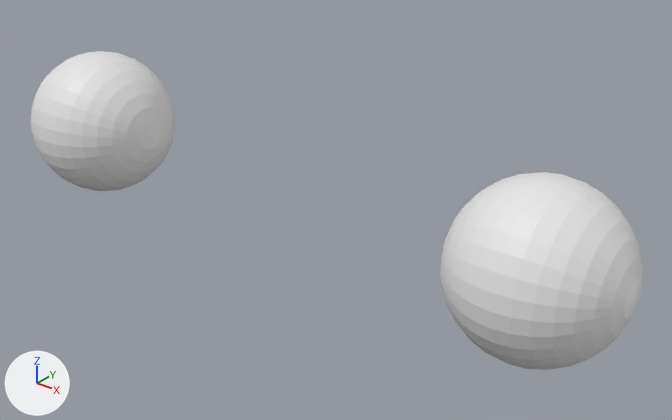
Two versions of the Blender file lowpoly.blend, one commit apart.
Rendered twice from a camera (50 mm lens) standing at (5.71, -4.64, 3.93) and looking at (0.32, 2.09, -0.25). The axes (+X, +Y, +Z) are drawn at lower left. The lights are the same throughout.
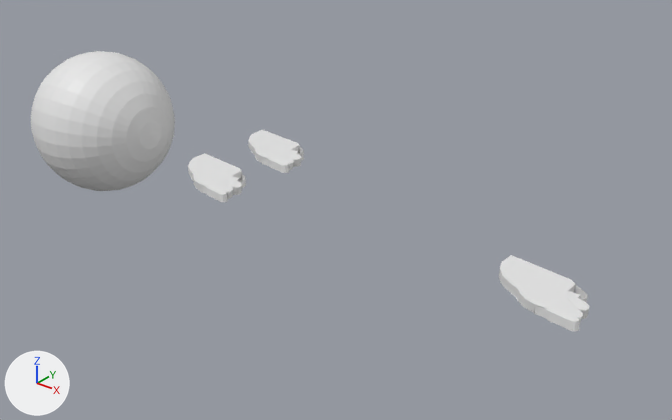
Pixel boxes (x1, y1, x2, y2) of what changed, in the pictures (672 x 420 px):
'Sphere', deleted
    before: (440, 172, 643, 370)
'Cube.001', added
    after: (499, 255, 590, 332)
'Cube', added
    after: (188, 153, 246, 202)
'Cube.002', added
    after: (248, 130, 304, 173)

Edits to the bpy script that builds the scene:
```text
Add me_cube_002:
    me_cube_002.from_pydata(...)  # 292 vertices, 129 faces, 6 loose edges; spans x -2.14..1.0, y -1.0..3.38, z -0.73..1.55
Remove ob_sphere:
    ob_sphere = bpy.data.objects.new('Sphere', me_sphere)
    ob_sphere.location = (2.723, 1.858, 0.0)
    ob_sphere.rotation_euler = (1.591, 0.0, -1.551)  # degrees (91, 0, -89)
    ob_sphere.scale = (2.67, 2.67, 2.67)
Add ob_cube_002:
    ob_cube_002 = bpy.data.objects.new('Cube.002', me_cube_002)
    ob_cube_002.location = (-0.948, 2.541, 0.06)
    ob_cube_002.scale = (-0.296, -0.148, -0.043)
Add ob_cube_001:
    ob_cube_001 = bpy.data.objects.new('Cube.001', me_cube_002.copy())
    ob_cube_001.location = (2.769, 1.658, 0.06)
    ob_cube_001.scale = (-0.296, -0.148, -0.043)
Add ob_cube:
    ob_cube = bpy.data.objects.new('Cube', me_cube_002.copy())
    ob_cube.location = (-0.948, 1.623, 0.06)
    ob_cube.scale = (-0.296, -0.148, -0.043)
```
